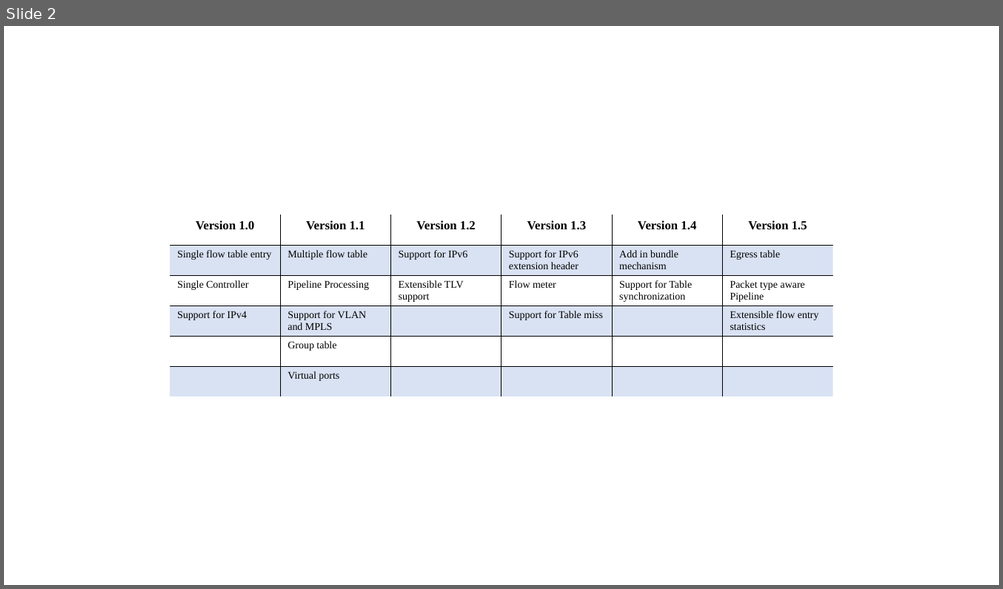
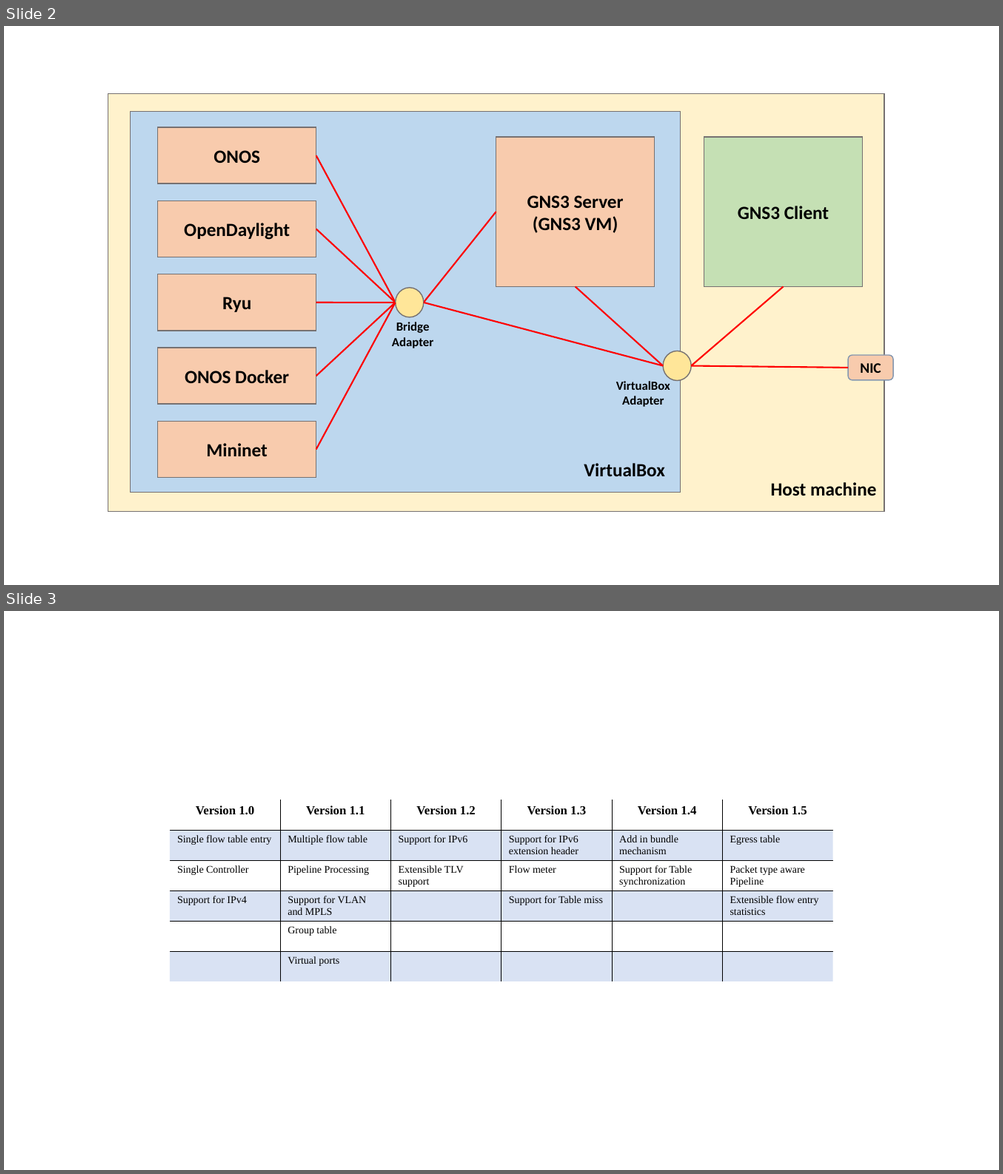
Before and after one commit to harshal-vaze/Software-Defined-Networking-with-ONOS, a slide deck: Content/Diagrams.pptx. Shown one above the other, each under a label of ours: slide 2 before the commit, slides 2 and 3 after it. The pictures are 1003x589 and 1003x1174 pixels, drawn with LibreOffice and Linux fonts; fonts in the diff are those of the drawing. Boxes give left, top, right and bottom in pixels: in the first picture for what was removed or moved away, otherwise in the second. Text is boxed around its words. In the diff, an @@ line names an element or a change of style, - is before the commit and + after.

```diff
--- a/Content/Diagrams.pptx
+++ b/Content/Diagrams.pptx
@@ slide 2 added at (4, 26, 999, 585), background #FFFFFF @@
@@ rectangle added at (108, 94, 884, 512), fill #FFF2CC, outline #767171 1 pt @@
@@ rectangle added at (130, 112, 680, 493), fill #BDD7EE, outline #767171 1 pt @@
@@ rectangle added at (158, 127, 316, 184), fill #F8CBAD, outline #767171 1 pt, 18 pt, text #000000, bold @@
+ONOS
@@ line added from (316, 156) to (395, 303), #FF0000 1.5 pt @@
@@ rectangle added at (495, 137, 654, 287), fill #F8CBAD, outline #767171 1 pt, 18 pt, text #000000, bold @@
+GNS3 Server
+(GNS3 VM)
@@ rectangle added at (704, 137, 862, 287), fill #C5E0B4, outline #767171 1 pt, 18 pt, text #000000, bold @@
+GNS3 Client
@@ rectangle added at (158, 201, 316, 258), fill #F8CBAD, outline #767171 1 pt, 18 pt, text #000000, bold @@
+OpenDaylight
@@ line added from (424, 303) to (495, 212), #FF0000 1.5 pt @@
@@ line added from (316, 229) to (395, 303), #FF0000 1.5 pt @@
@@ rectangle added at (158, 275, 316, 331), fill #F8CBAD, outline #767171 1 pt, 18 pt, text #000000, bold @@
+Ryu
@@ ellipse added at (395, 288, 424, 318), fill #FFE699, outline #767171 1 pt @@
@@ line added from (575, 287) to (663, 366), #FF0000 1.5 pt @@
@@ line added from (691, 366) to (783, 287), #FF0000 1.5 pt @@
@@ line added from (316, 303) to (395, 303), #FF0000 1.5 pt @@
@@ line added from (316, 376) to (395, 303), #FF0000 1.5 pt @@
@@ line added from (395, 303) to (316, 450), #FF0000 1.5 pt @@
@@ line added from (424, 303) to (663, 366), #FF0000 1.5 pt @@
@@ text added at (392, 322, 433, 349), 12 pt, text #000000, bold @@
+Bridge
+Adapter
@@ rectangle added at (158, 349, 316, 405), fill #F8CBAD, outline #767171 1 pt, 18 pt, text #000000, bold @@
+ONOS Docker
@@ ellipse added at (663, 352, 691, 381), fill #FFE699, outline #767171 1 pt @@
@@ rounded rectangle added at (848, 355, 893, 380), fill #F8CBAD, outline #8497B0 1 pt, 14 pt, text #000000, bold @@
+NIC
@@ line added from (691, 366) to (848, 368), #FF0000 1.5 pt @@
@@ text added at (616, 381, 670, 407), 12 pt, text #000000, bold @@
+VirtualBox
+Adapter
@@ rectangle added at (158, 421, 316, 478), fill #F8CBAD, outline #767171 1 pt, 18 pt, text #000000, bold @@
+Mininet
@@ text added at (583, 463, 665, 477), 18 pt, text #000000, bold @@
+VirtualBox
@@ text added at (771, 483, 876, 497), 18 pt, text #000000, bold @@
+Host machine
@@ what was slide 2 is now slide 3 @@
```
Also in this commit, not shown: 1 other slide added, 2 other files.
